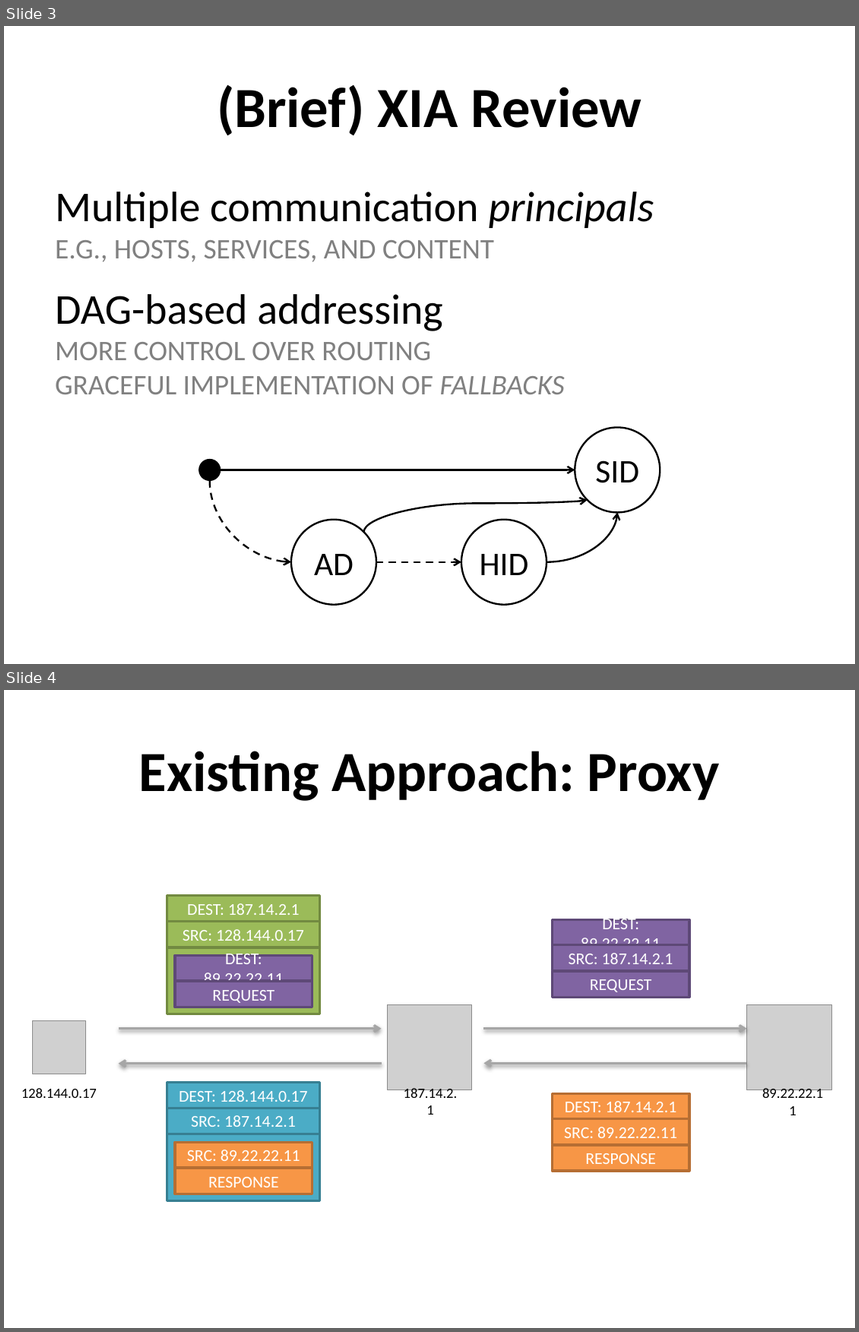
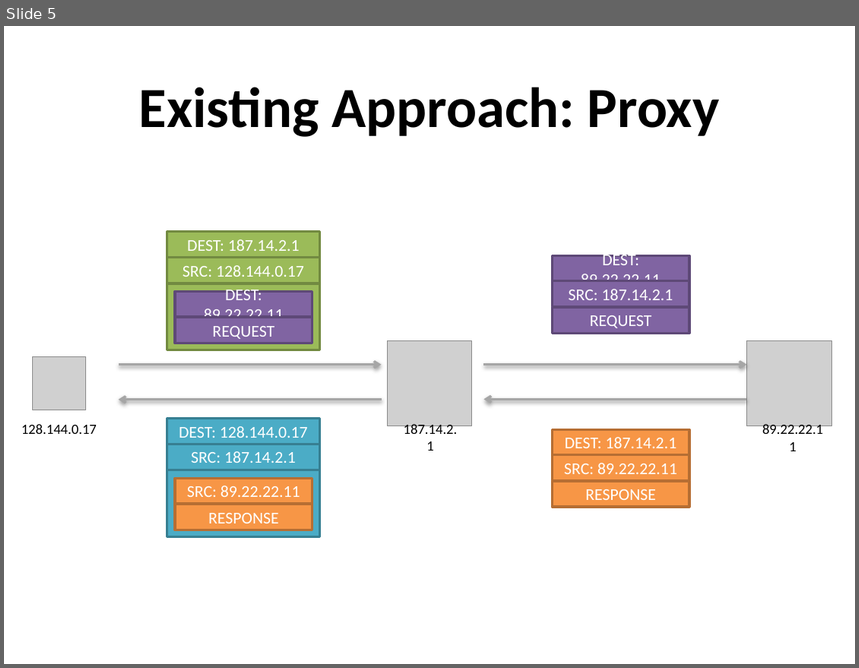
Before and after one commit to nfeltman/XIAnon, a slide deck: Presentation/Anonymity In XIA.pptx. Shown one above the other, each under a label of ours: slides 3 and 4 before the commit, slide 5 after it. The pictures are 859x1332 and 859x668 pixels, drawn with LibreOffice and Linux fonts; fonts in the diff are those of the drawing; grey boxes stand for pictures. Boxes give left, top, right and bottom in pixels: in the first picture for what was removed or moved away, otherwise in the second. Text is boxed around its words. In the diff, an @@ line names an element or a change of style, - is before the commit and + after.

```diff
--- a/Presentation/Anonymity In XIA.pptx
+++ b/Presentation/Anonymity In XIA.pptx
@@ slide 3 removed at [4,26,855,664], background #FFFFFF @@
@@ title removed at [217,85,642,135] @@
-(Brief) XIA Review
@@ text removed at [55,192,655,395] @@
-Multiple communication principals
-  E.G., HOSTS, SERVICES, AND CONTENT
-DAG-based addressing
-  MORE CONTROL OVER ROUTING
-  GRACEFUL IMPLEMENTATION OF FALLBACKS
@@ group removed at [199,428,661,605]: 4 ellipses, 3 curved arrows, 2 arrows @@
-HID
-SID
-AD
@@ what was slide 4 is now slide 5 @@
```
Also in this commit, not shown: 5 slides changed, 5 slides added, 1 other slide removed.
